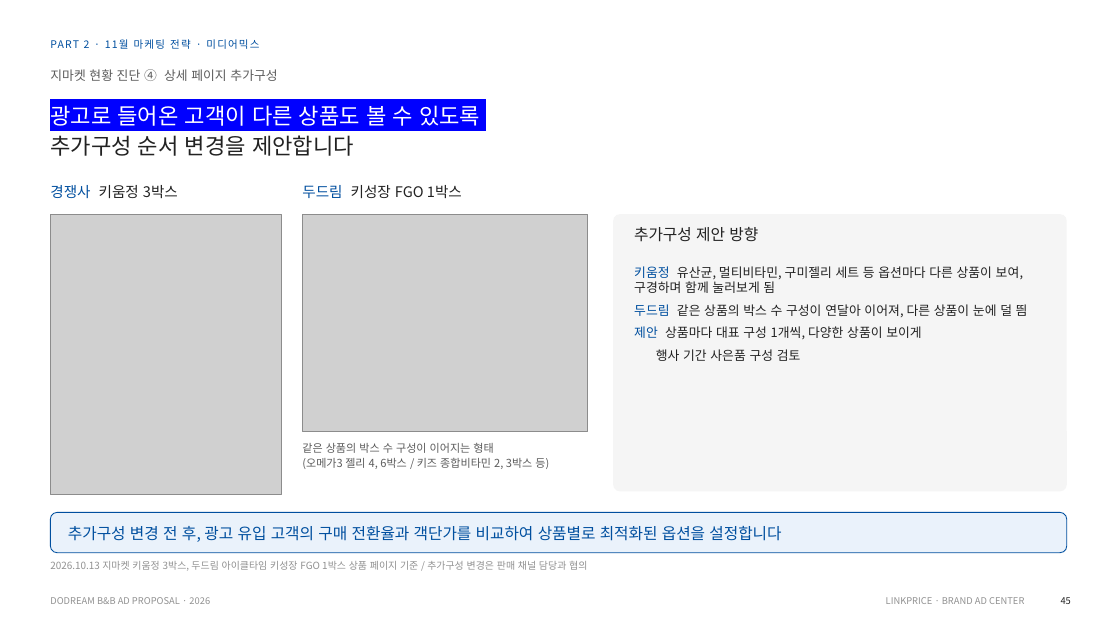
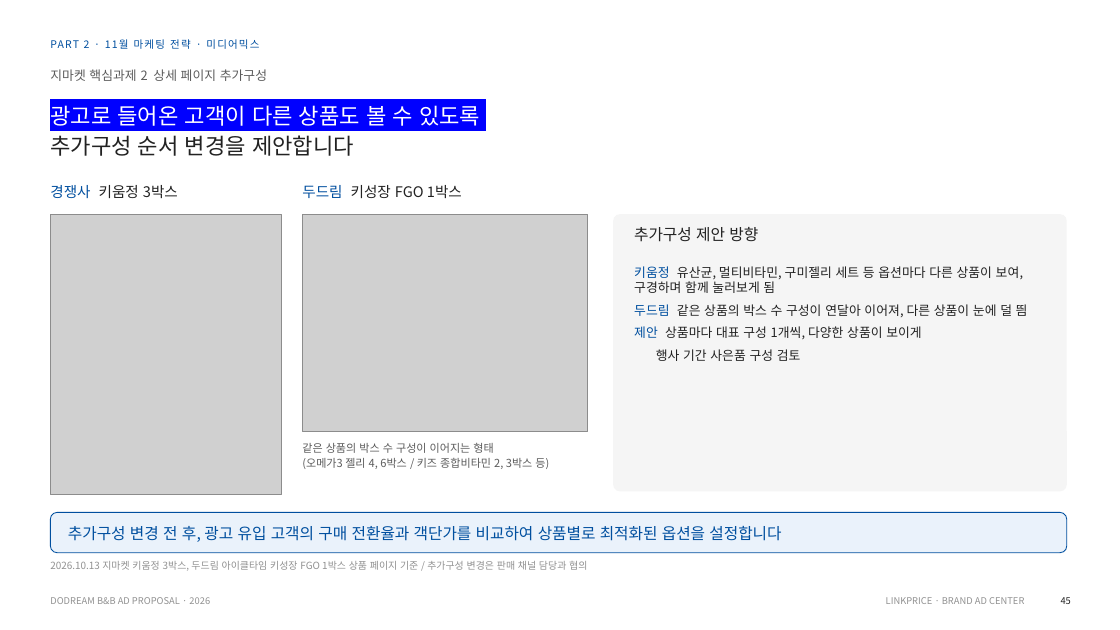
Before and after one commit to sonnet24/mypage, a slide deck: slide 11 of 쿠팡_오픈마켓_11월_261013_취합본.pptx. Drawn at 1120x630 pixels with LibreOffice and Linux fonts; fonts in the diff are those of the drawing; grey boxes stand for pictures. Boxes give left, top, right and bottom in pixels: in the first picture for what was removed or moved away, otherwise in the second. Text is boxed around its words. In the diff, an @@ line names an element or a change of style, - is before the commit and + after.

```diff
--- a/쿠팡_오픈마켓_11월_261013_취합본.pptx
+++ b/쿠팡_오픈마켓_11월_261013_취합본.pptx
@@ text at [50,69,267,81]: text changed @@
-지마켓 현황 진단 ④ 상세 페이지 추가구성
+지마켓 핵심과제 2 상세 페이지 추가구성
```
Also in this commit, not shown: 4 other slides changed.
